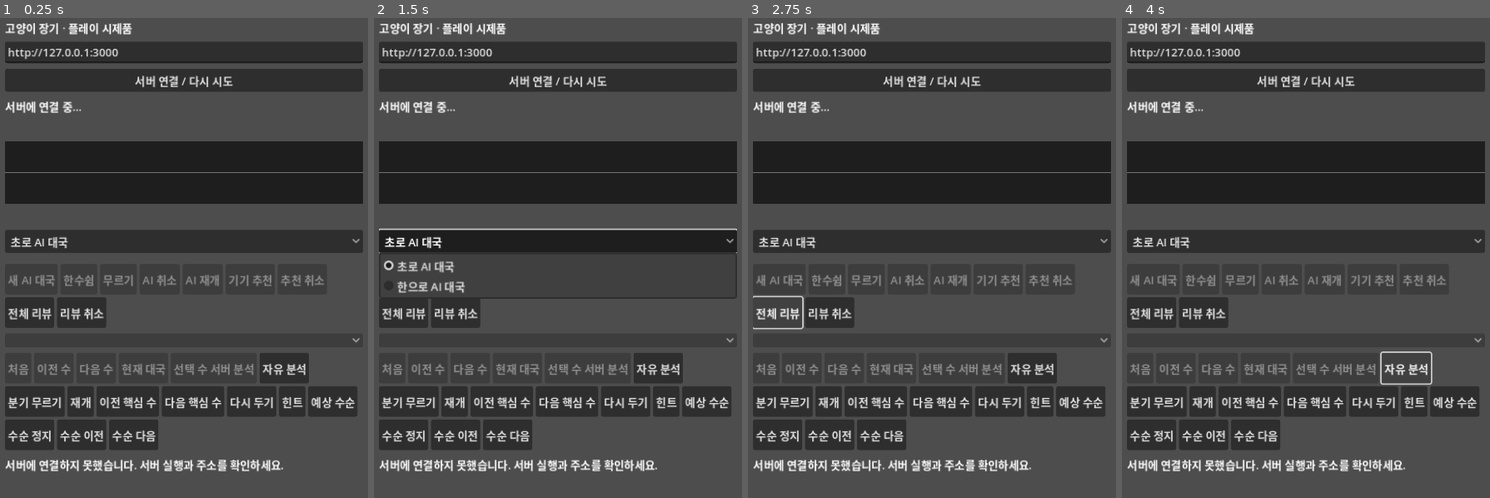
Above: before the commit, frames 1-4 (left to right).
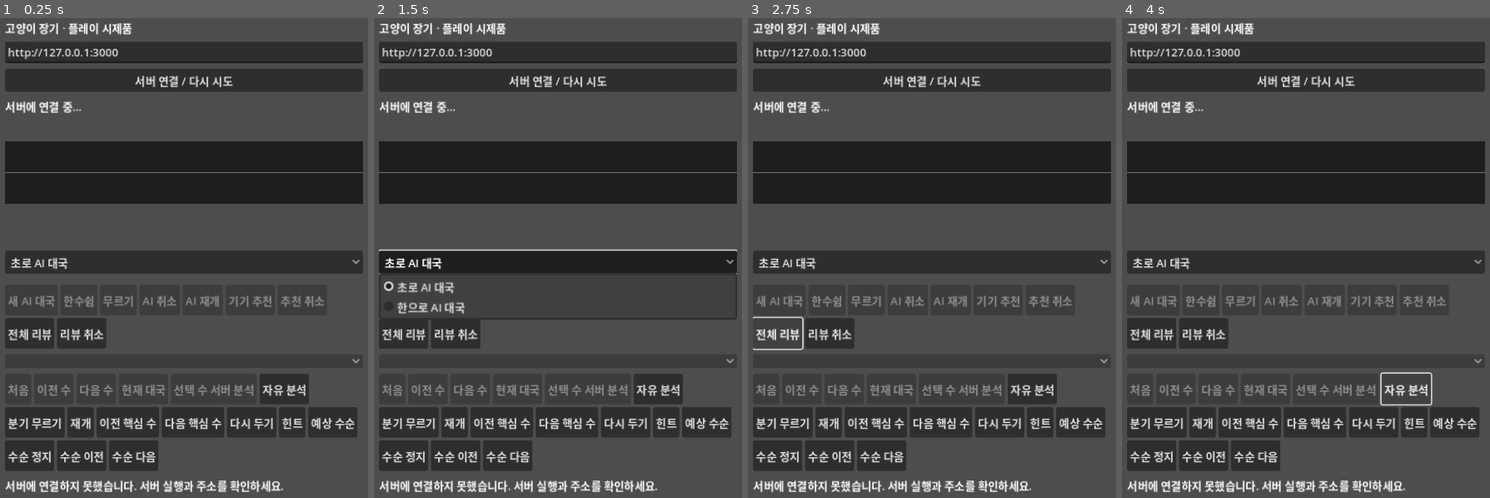
Above: after the commit, the same moments.

Repository: YU-Kangg/janggiAI
Game: Godot game, scene res://main.tscn
Same seed, same stepped clock (60 frames per second), same inputs: the game is played once before the commit and once after it.
Inputs:
- Up to frame 1 (0.25 s): no input
- Up to frame 2 (1.5 s): click "서버 연결 / 다시 시도" at 0.5 s; click "초로 AI 대국" at 1.25 s
- Up to frame 3 (2.75 s): click "전체 리뷰" at 2 s
- Up to frame 4 (4 s): click "리뷰 취소" at 2.75 s; click "자유 분석" at 3.5 s

The runs differ from the first frame. In frame 1, 18% of the frame differs, in the area x 1-99%, y 44-99%; in frame 2, 19%, in the area x 1-99%, y 43-99%; in frame 3, 18%; in frame 4, 18%.

Commit message:
feat(review): 핵심 장면 위치 표시 추가

Diff:
--- a/godot/main.gd
+++ b/godot/main.gd
@@ -12,6 +12,7 @@
 var message := Label.new()
 var score_panel := Label.new()
 var review_summary := Label.new()
+var key_move_status := Label.new()
 var grid := GridContainer.new()
 var side := OptionButton.new()
 var action_buttons: Array[Button] = []
@@ -98,6 +99,7 @@
 	column.add_child(evaluation_graph)
 	review_summary.autowrap_mode = TextServer.AUTOWRAP_WORD_SMART
 	column.add_child(review_summary)
+	column.add_child(key_move_status)
 	side.add_item("초로 AI 대국")
 	side.add_item("한으로 AI 대국")
 	column.add_child(side)
@@ -521,6 +523,19 @@
 	if ply >= 0:
 		show_review(ply)
 
+func format_key_move_status(ply: int) -> String:
+	var key_plies: Array[int] = []
+	for item in full_review.get("results", []):
+		var key := str(item.get("classification", {}).get("key", ""))
+		if key in ["inaccuracy", "mistake", "blunder"]:
+			key_plies.append(int(item.get("ply", -1)))
+	if key_plies.is_empty():
+		return ""
+	var current_index := key_plies.find(ply)
+	if current_index >= 0:
+		return "핵심 장면 %d/%d" % [current_index + 1, key_plies.size()]
+	return "핵심 장면 %d개" % key_plies.size()
+
 func next_key_move() -> void:
 	if pending or review.is_empty() or not variation.is_empty():
 		return
@@ -838,6 +853,7 @@
 		history.add_item("%d수 · %s %s%s" % [index + 1, "초" if index % 2 == 0 else "한", description, classification_suffix])
 	history.select(view_ply())
 	evaluation_graph.select_ply(view_ply())
+	key_move_status.text = format_key_move_status(view_ply())
 	review_buttons[0].disabled = pending or self.state.moves.is_empty()
 	review_buttons[1].disabled = pending or view_ply() == 0
 	review_buttons[2].disabled = pending or review.is_empty() or view_ply() >= self.state.moves.size()
--- a/godot/smoke.gd
+++ b/godot/smoke.gd
@@ -62,12 +62,14 @@
 	app.next_key_move()
 	await wait_idle()
 	check(app.review.moves.size() == 2, "next key move navigation")
+	check(app.key_move_status.text == "핵심 장면 1/1", "key move position display")
 	check(app.previous_key_ply(2) == -1, "no previous key move before first classified mistake")
 	app.full_review.results[0].classification = {"key": "mistake", "label": "실수", "experimental": true}
 	check(app.previous_key_ply(2) == 1, "previous key move finds classified mistake")
 	app.previous_key_move()
 	await wait_idle()
 	check(app.review.moves.size() == 1, "previous key move navigation")
+	check(app.key_move_status.text == "핵심 장면 1/2", "previous key move position display")
 	app.full_review.results[0].classification = {"key": "best", "label": "최선", "experimental": true}
 	app.show_review(0)
 	await wait_idle()
Not shown, changed: PROGRESS.md
